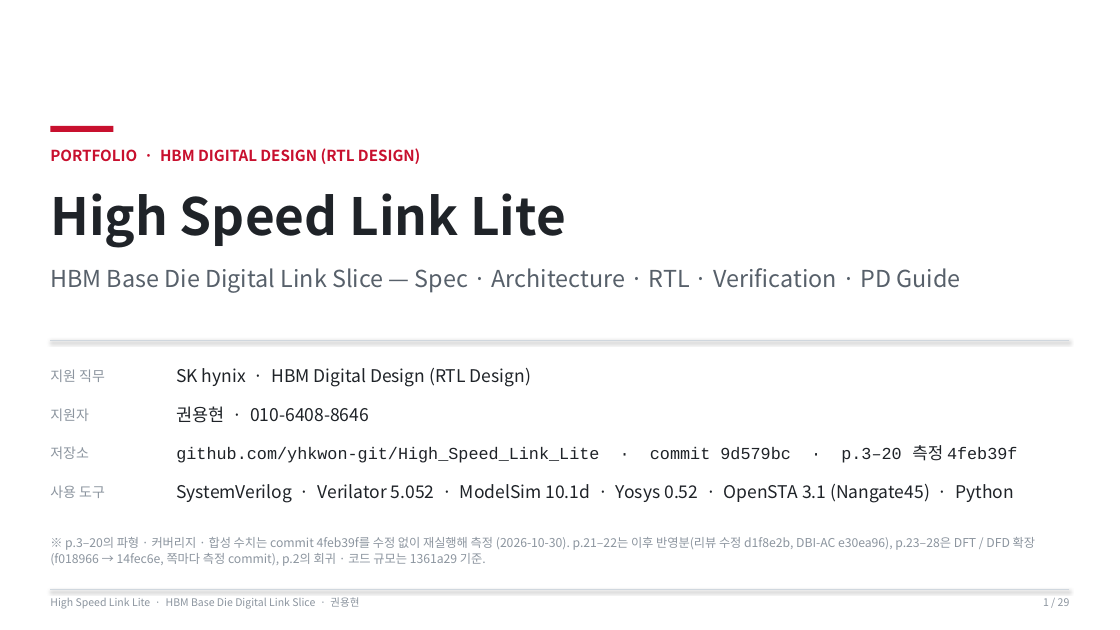
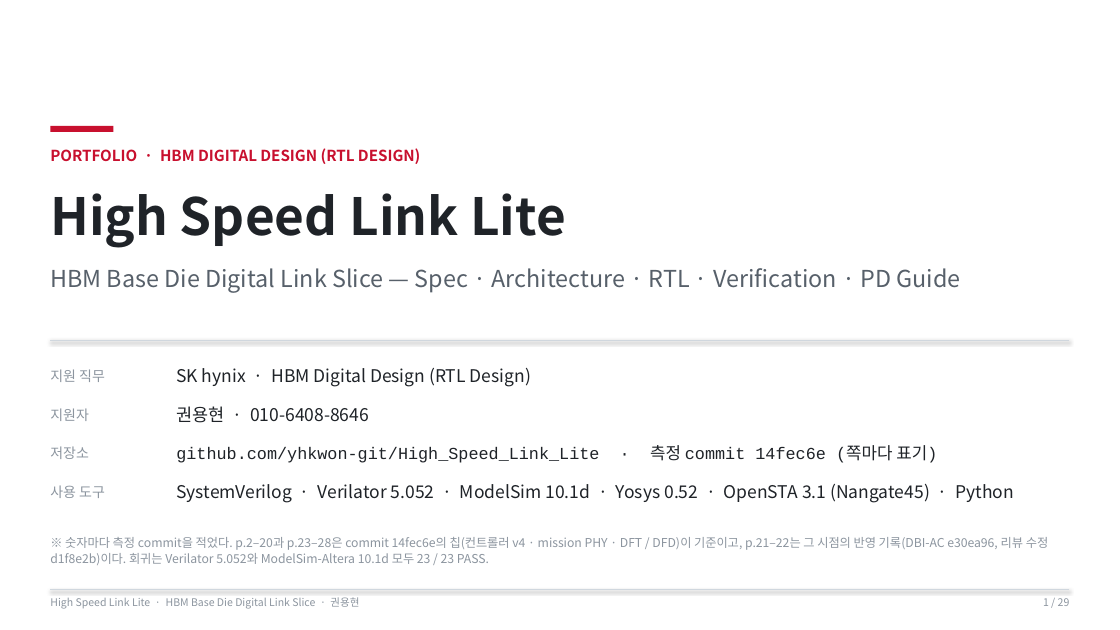
Before and after one commit to yhkwon-git/High_Speed_Link_Lite, a slide deck: slide 1 of portfolio-deck/HighSpeedLinkLite_Portfolio.pptx. Drawn at 1120x630 pixels with LibreOffice and Linux fonts; fonts in the diff are those of the drawing. Boxes give left, top, right and bottom in pixels: in the first picture for what was removed or moved away, otherwise in the second. Text is boxed around its words. In the diff, an @@ line names an element or a change of style, - is before the commit and + after.

```diff
--- a/portfolio-deck/HighSpeedLinkLite_Portfolio.pptx
+++ b/portfolio-deck/HighSpeedLinkLite_Portfolio.pptx
@@ text at (x1=176, y1=445, x2=937, y2=463): text changed @@
-github.com/yhkwon-git/High_Speed_Link_Lite · commit 9d579bc · p.3–20 측정 4feb39f
+github.com/yhkwon-git/High_Speed_Link_Lite · 측정 commit 14fec6e (쪽마다 표기)
@@ text at (x1=50, y1=537, x2=1048, y2=565): text changed @@
-※ p.3–20의 파형 · 커버리지 · 합성 수치는 commit 4feb39f를 수정 없이 재실행해 측정 (2026-10-30). p.21–22는 이후 반영분(리뷰 수정 d1f8e2b, DBI-AC e30ea96), p.23–28은 DFT / DFD 확장(f018966 → 14fec6e, 쪽마다 측정 commit), p.2의 회귀 · 코드 규모는 1361a29 기준.
+※ 숫자마다 측정 commit을 적었다. p.2–20과 p.23–28은 commit 14fec6e의 칩(컨트롤러 v4 · mission PHY · DFT / DFD)이 기준이고, p.21–22는 그 시점의 반영 기록(DBI-AC e30ea96, 리뷰 수정 d1f8e2b)이다. 회귀는 Verilator 5.052와 ModelSim-Altera 10.1d 모두 23 / 23 PASS.
```
Also in this commit, not shown: 4 other slides changed, 18 slides added, 18 slides removed, 2 other files.
